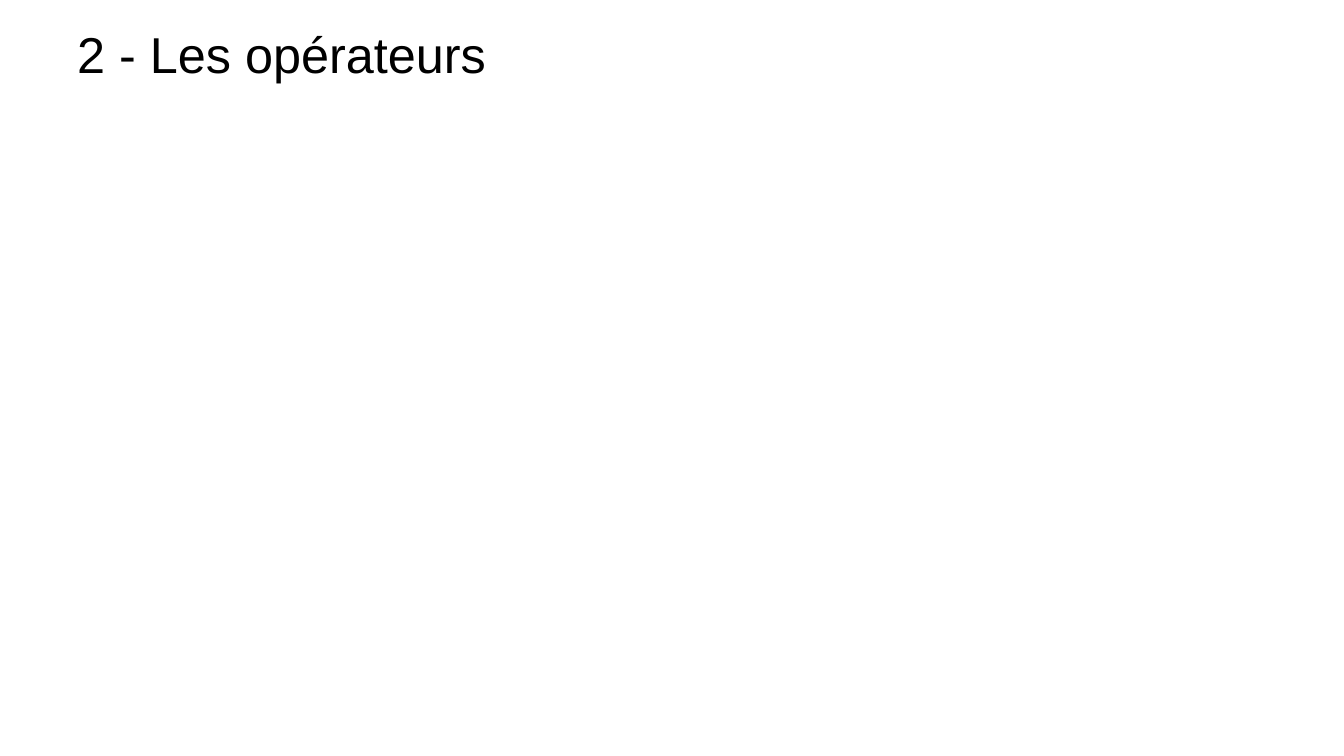
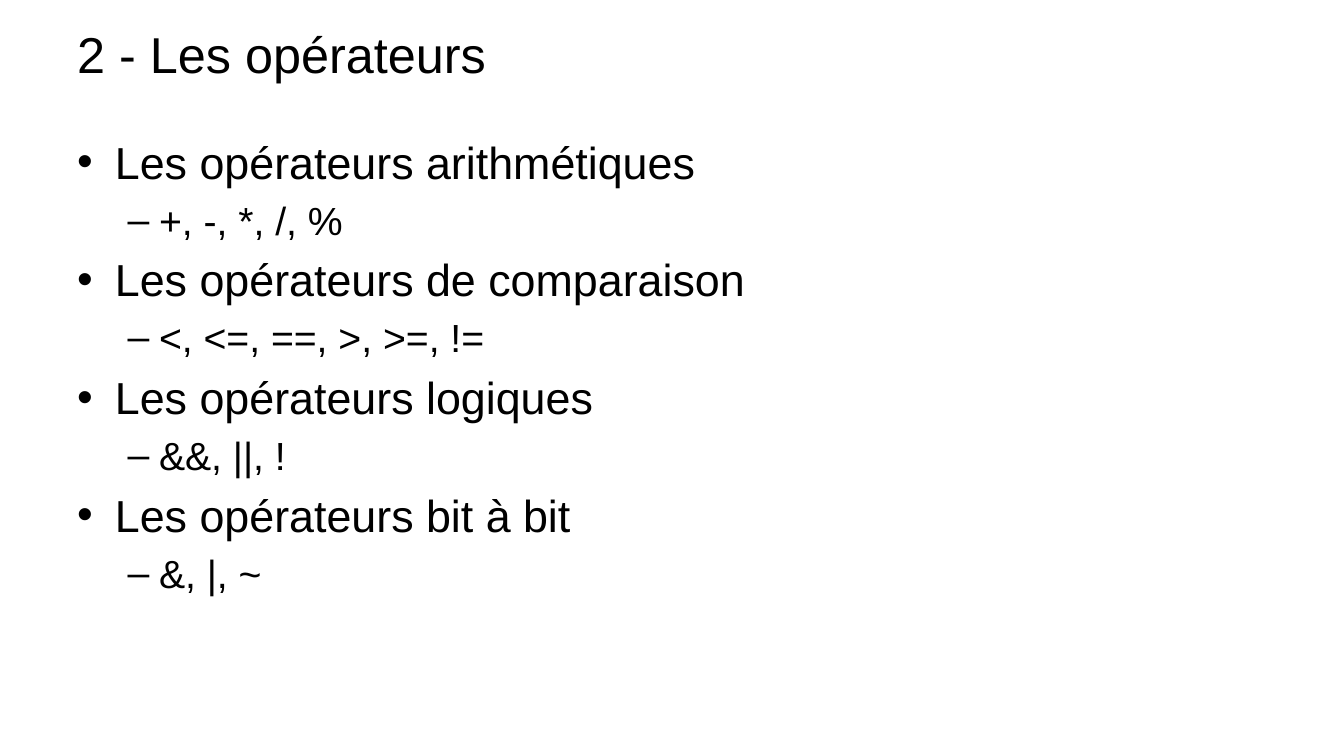
Before and after one commit to t-tortosa/cppCourses, a slide deck: slide 14 of POO.pptx (slide 9 before the commit). Drawn at 1344x756 pixels with LibreOffice and Linux fonts; fonts in the diff are those of the drawing; background and template pictures are left out. Boxes give left, top, right and bottom in pixels: in the first picture for what was removed or moved away, otherwise in the second. Text is boxed around its words. In the diff, an @@ line names an element or a change of style, - is before the commit and + after.

```diff
--- a/POO.pptx
+++ b/POO.pptx
@@ text added at (115, 146, 744, 541), 32 pt, text #000000 @@
+• Les opérateurs arithmétiques
+  – +, -, *, /, %
+• Les opérateurs de comparaison
+  – <, <=, ==, >, >=, !=
+• Les opérateurs logiques
+  – &&, ||, !
+• Les opérateurs bit à bit
+  – &, |, ~
```
Also in this commit, not shown: 3 other slides changed, 7 slides added, 1 slide removed, 4 other files.
